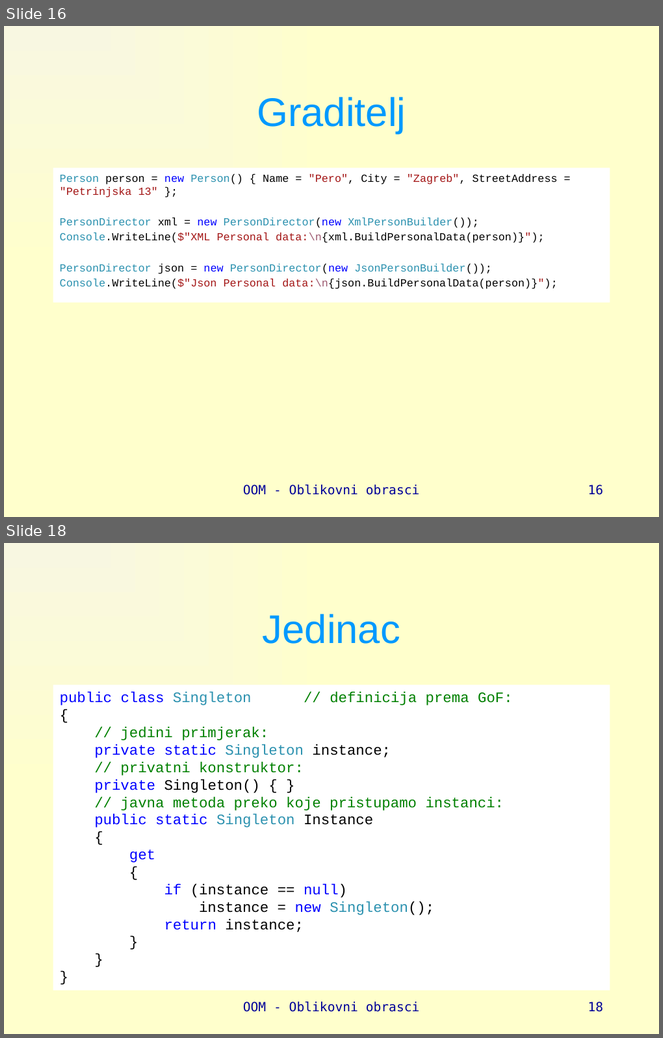
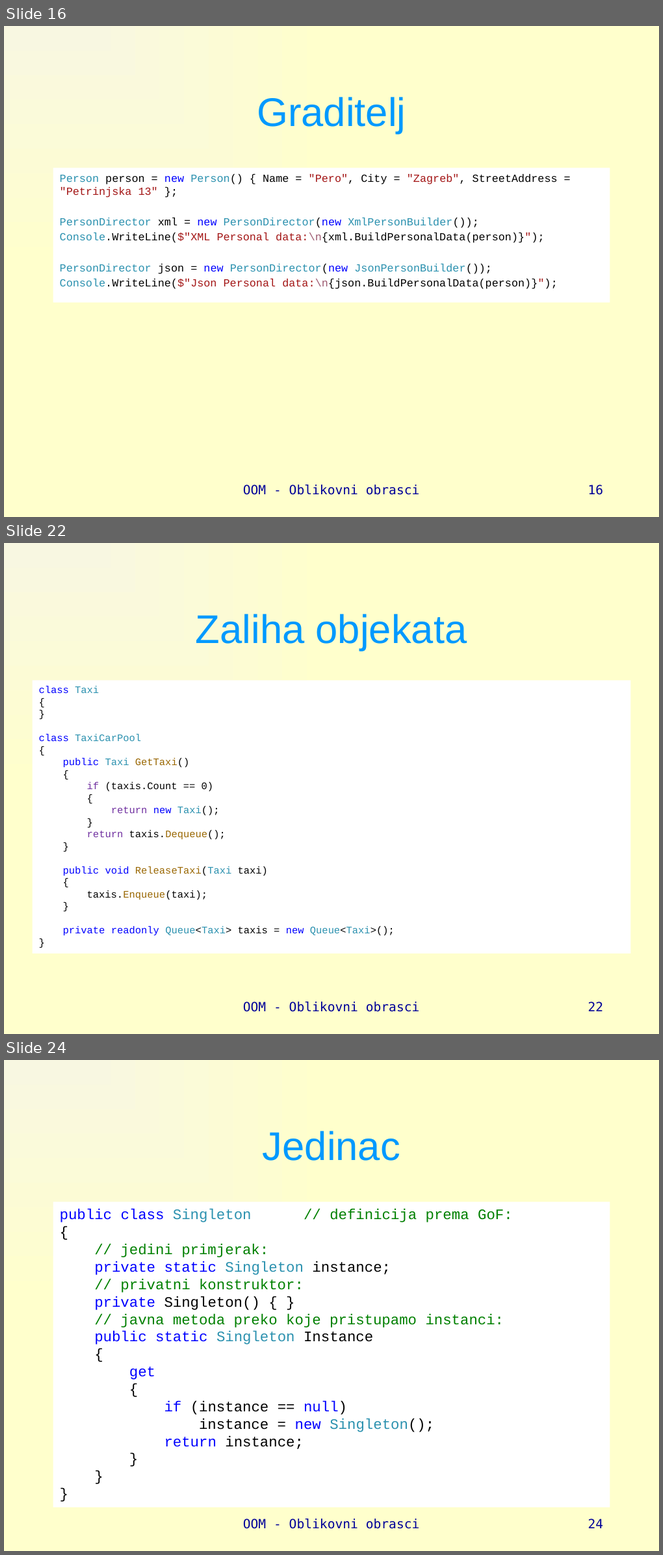
Before and after one commit to vsite-oom/DesignPatterns, a slide deck: docs/Design patterns.pptx. Shown one above the other, each under a label of ours: slides 16 and 18 before the commit, slides 16, 22 and 24 after it; the slides between them are not shown. The pictures are 663x1038 and 663x1555 pixels, drawn with LibreOffice and Linux fonts; fonts in the diff are those of the drawing. Boxes give left, top, right and bottom in pixels: in the first picture for what was removed or moved away, otherwise in the second. Text is boxed around its words. In the diff, an @@ line names an element or a change of style, - is before the commit and + after.

```diff
--- a/docs/Design patterns.pptx
+++ b/docs/Design patterns.pptx
@@ slide 22 added at [4,543,659,1034], background gradient #F8F7E1 to #FFFFCC @@
@@ title added at [196,614,467,651], 44 pt, text #0099FF @@
+Zaliha objekata
@@ rectangle added at [32,681,631,954], fill #FFFFFF, 11 pt, text #000000 @@
+class Taxi
+{
+}
+class TaxiCarPool
+{
+public Taxi GetTaxi()
+{
+if (taxis.Count == 0)
+{
+return new Taxi();
+}
+return taxis.Dequeue();
+}
+public void ReleaseTaxi(Taxi taxi)
+{
+taxis.Enqueue(taxi);
+}
+private readonly Queue<Taxi> taxis = new Queue<Taxi>();
+}
@@ text added at [243,1002,420,1012], 14 pt, text #000099 @@
+OOM - Oblikovni obrasci
@@ page number added at [588,1002,604,1012], 14 pt, text #000099 @@
+22
@@ what was slide 18 is now slide 24 @@
@@ page number at [588,1519,604,1529]: text changed @@
-18
+24
```
Also in this commit, not shown: 13 slides changed, 7 other slides added, 19 other files.
